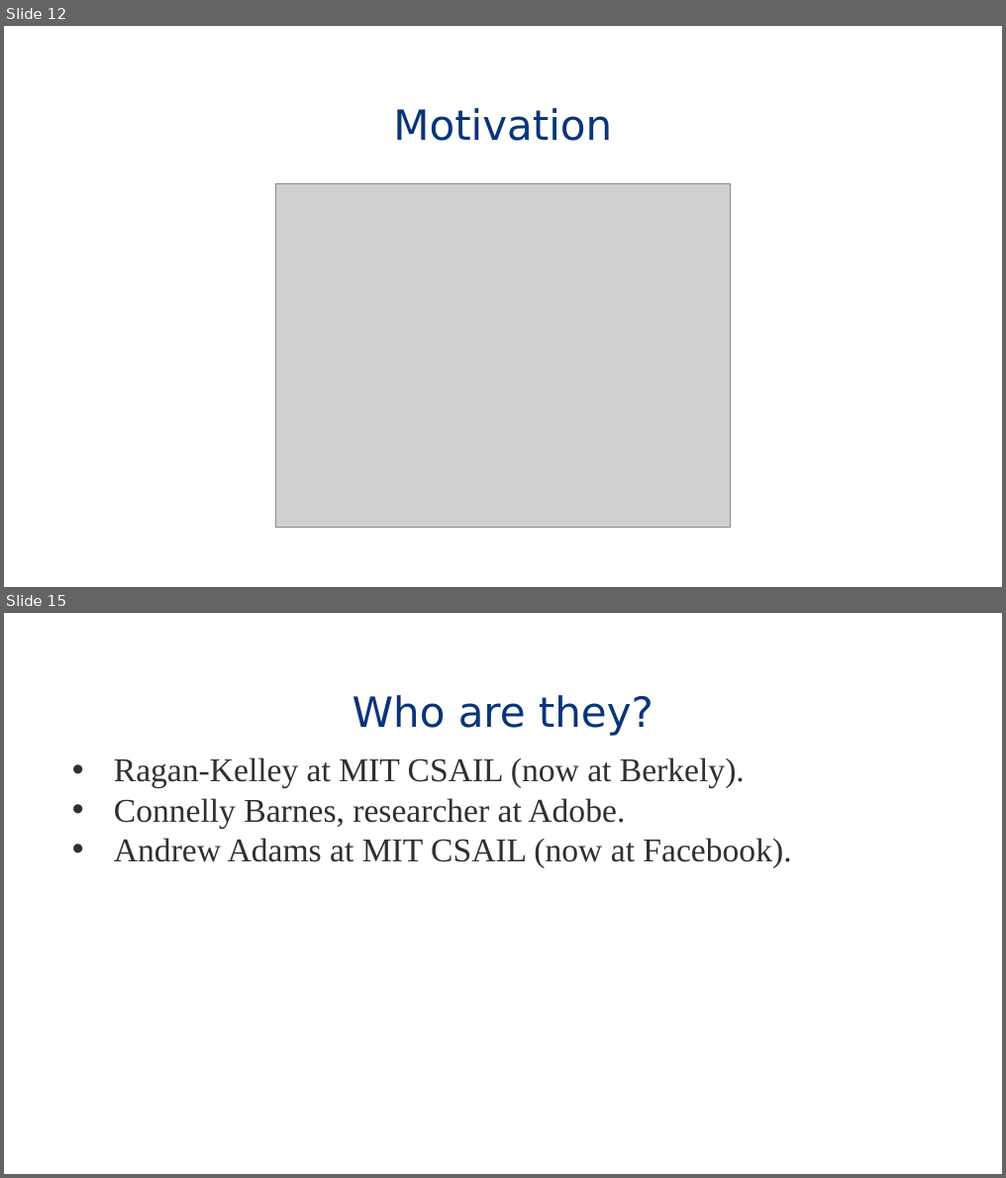
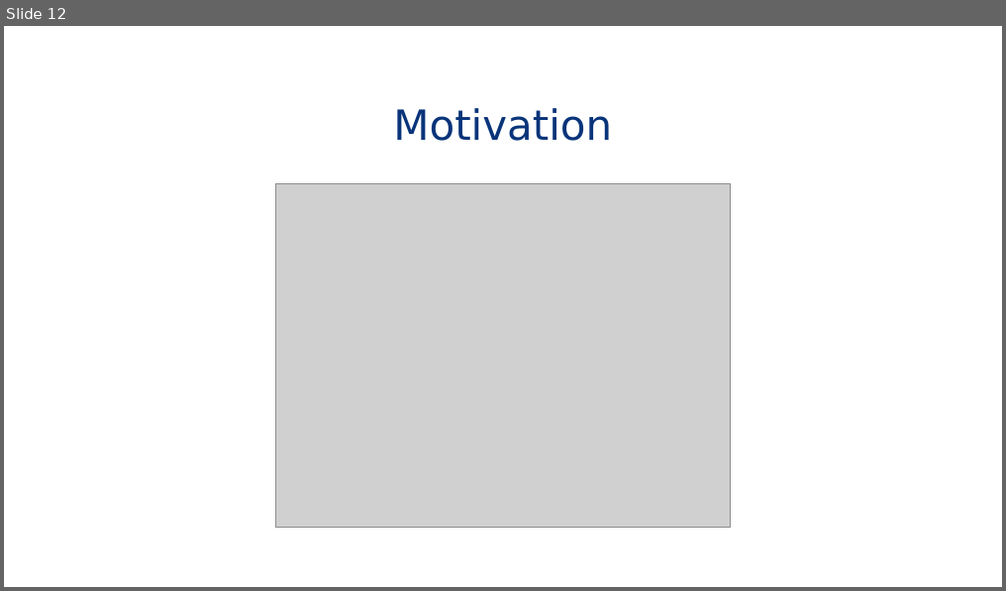
Before and after one commit to eddie-c-davis/cs-advos, a slide deck: presentations/IceFS.pptx. Shown one above the other, each under a label of ours: slides 12 and 15 before the commit, slide 12 after it; the slides between them are not shown. The pictures are 1006x1178 and 1006x591 pixels, drawn with LibreOffice and Linux fonts; fonts in the diff are those of the drawing; grey boxes stand for pictures; background and template pictures are left out. Boxes give left, top, right and bottom in pixels: in the first picture for what was removed or moved away, otherwise in the second. Text is boxed around its words. In the diff, an @@ line names an element or a change of style, - is before the commit and + after.

```diff
--- a/presentations/IceFS.pptx
+++ b/presentations/IceFS.pptx
@@ slide 15 removed at (4, 613, 1002, 1174), background #FFFFFF; not listed: 1 template element that a slide beside it also shows @@
@@ title removed at (352, 695, 653, 736) @@
-Who are they?
@@ text removed at (114, 758, 791, 868) @@
-• Ragan-Kelley at MIT CSAIL (now at Berkely).
-• Connelly Barnes, researcher at Adobe.
-• Andrew Adams at MIT CSAIL (now at Facebook).
```
Also in this commit, not shown: 1 slide changed, 17 slides added, 3 other slides removed.
